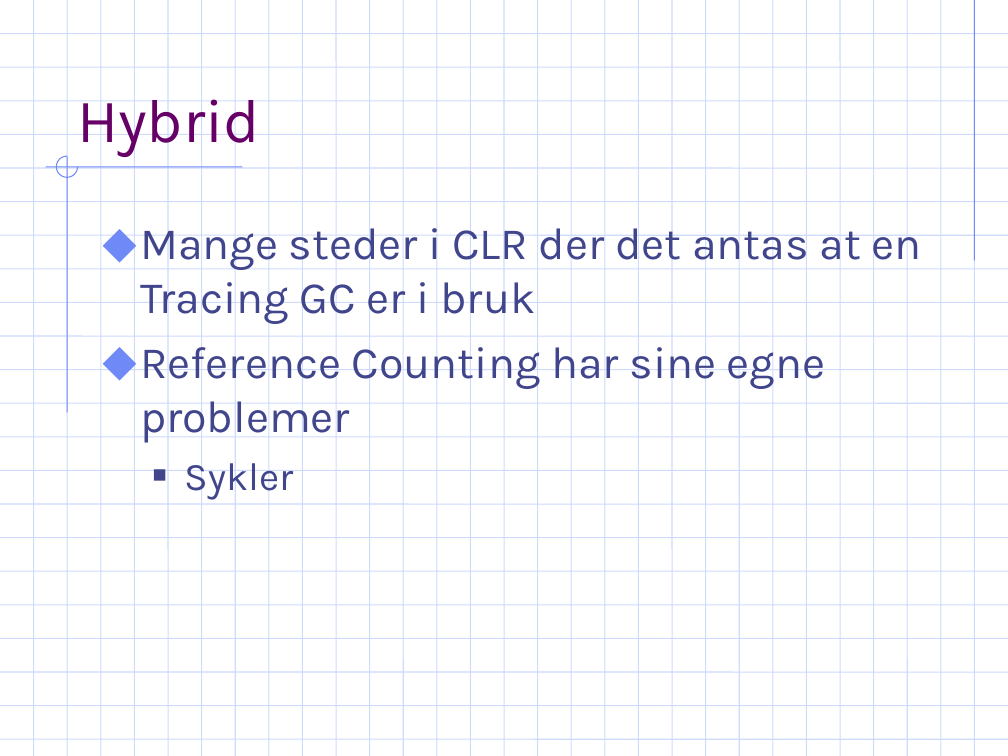
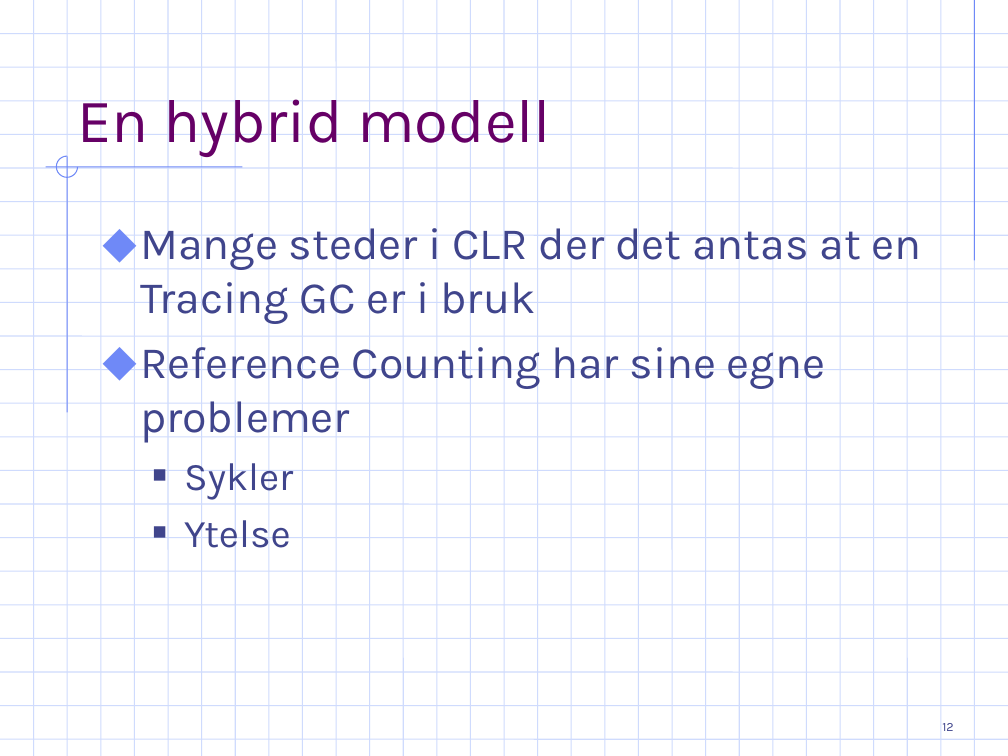
Before and after one commit to ArildF/masters, a slide deck: slide 12 of trunk/thesis/presentation.ppt. Drawn at 1008x756 pixels with LibreOffice and Linux fonts; fonts in the diff are those of the drawing; background and template pictures are left out. Boxes give left, top, right and bottom in pixels: in the first picture for what was removed or moved away, otherwise in the second. Text is boxed around its words. In the diff, an @@ line names an element or a change of style, - is before the commit and + after.

```diff
--- a/trunk/thesis/presentation.ppt
+++ b/trunk/thesis/presentation.ppt
@@ title at box(77, 87, 551, 157): text changed @@
-Hybrid
+En hybrid modell
@@ text at box(184, 512, 290, 557): paragraph added @@
+  ■ Ytelse
@@ page number added at box(942, 723, 953, 731), 9 pt, text #40458C @@
+12
```
Also in this commit, not shown: 56 other slides changed.
